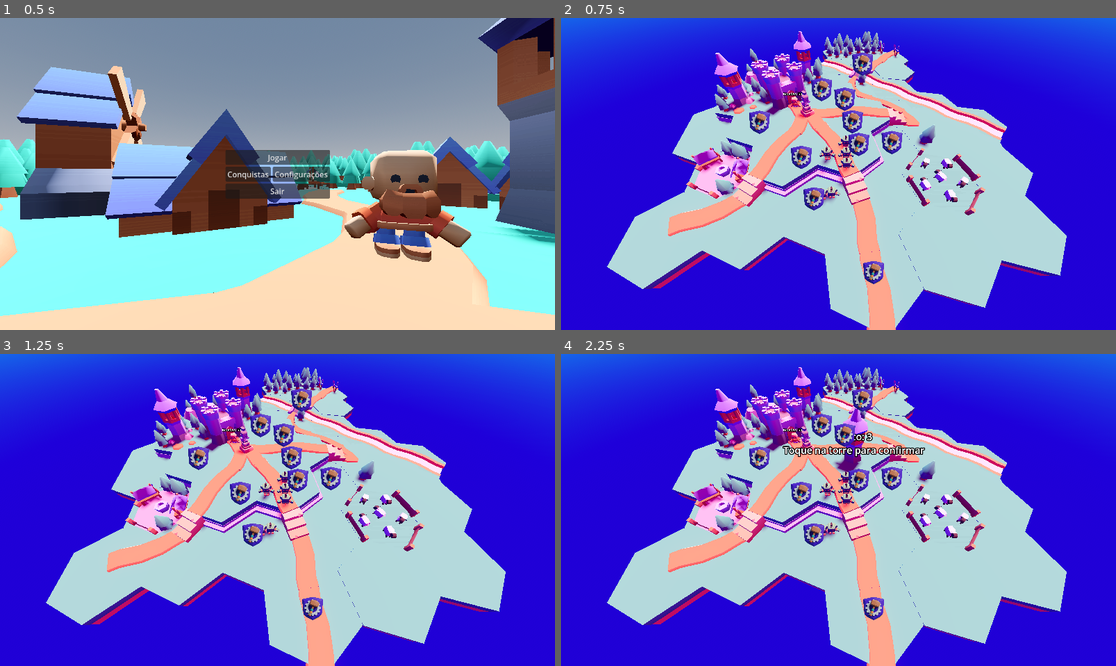
Above: before the commit, frames 1-4 (two rows, left to right).
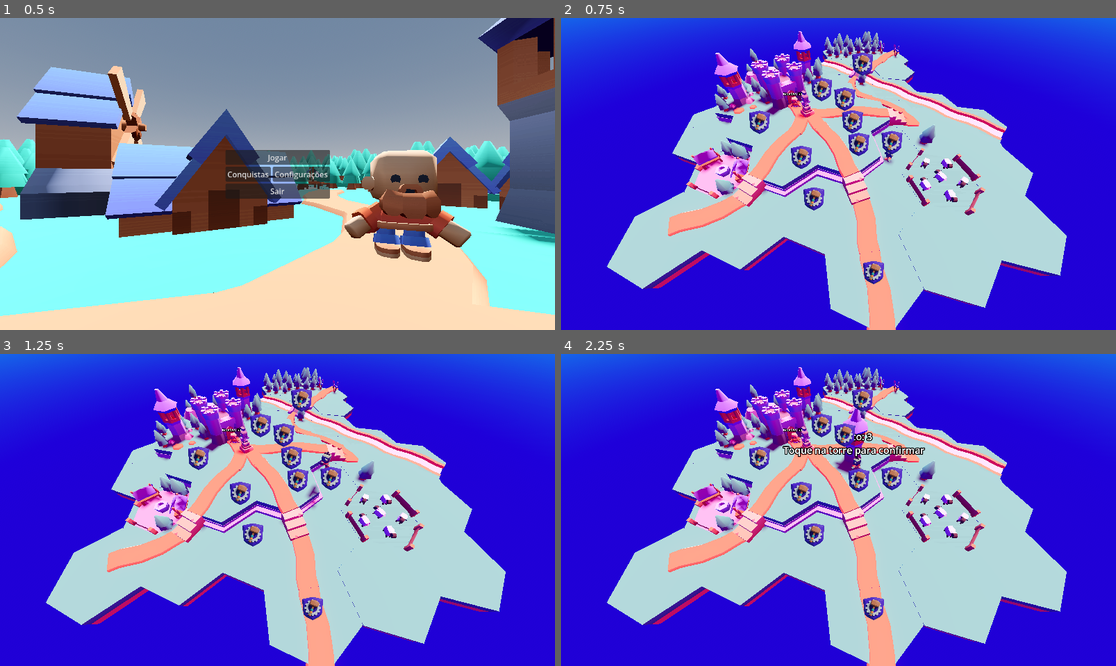
Above: after the commit, the same moments.

Repository: LucasSckenal/pi-4
Game: Godot game, scene res://Cenas Locais/main_menu.tscn
Same seed, same stepped clock (60 frames per second), same inputs: the game is played once before the commit and once after it.
Inputs (mouse positions are in pixels of both pictures, inside the frame that each line leads up to):
- Up to frame 1 (0.5 s): no input
- Up to frame 2 (0.75 s): click "Jogar" at 0.5 s
- Up to frame 3 (1.25 s): no input
- Up to frame 4 (2.25 s): click (799, 494) at 1.27 s; click (855, 456) at 2.02 s

Frame 1 is identical in both runs. In frame 2, 0.5% of the frame differs, in the area x 8-72%, y 28-87%; in frame 3, 0.6%; in frame 4, 0.5%.

Commit message:
feat: implement enemy spawner and wave system with combat configurations

Diff:
--- /dev/null
+++ b/Cenas Locais/spawner_inimigos.gd
@@ -0,0 +1,48 @@
+extends Node3D
+
+@export var lista_waves: Array[WaveData] = []
+@export var label_wave: Label
+
+var wave_atual_idx: int = 0
+var inimigos_restantes: int = 0
+@onready var timer_spawn = $TimerSpawn
+
+func _ready():
+	atualizar_hud()
+	await get_tree().create_timer(3.0).timeout
+	iniciar_wave()
+
+func iniciar_wave():
+	if wave_atual_idx < lista_waves.size():
+		var dados = lista_waves[wave_atual_idx]
+		inimigos_restantes = dados.quantidade
+		timer_spawn.wait_time = dados.intervalo
+		atualizar_hud()
+		timer_spawn.start()
+	else:
+		if label_wave: label_wave.text = "VITÓRIA!"
+
+func _on_timer_spawn_timeout():
+	if inimigos_restantes > 0:
+		var dados = lista_waves[wave_atual_idx]
+		var novo = dados.inimigo.instantiate()
+		novo.global_position = global_position
+		get_tree().current_scene.add_child(novo)
+		inimigos_restantes -= 1
+	else:
+		timer_spawn.stop()
+		_checar_limpeza()
+
+func _checar_limpeza():
+	while get_tree().get_nodes_in_group(&"inimigos").size() > 0:
+		await get_tree().create_timer(1.0).timeout
+
+	wave_atual_idx += 1
+	if wave_atual_idx < lista_waves.size():
+		if label_wave: label_wave.text = "PRÓXIMA ONDA EM 10s"
+		await get_tree().create_timer(10.0).timeout
+		iniciar_wave()
+
+func atualizar_hud():
+	if label_wave:
+		label_wave.text = "Wave: " + str(wave_atual_idx + 1) + "/" + str(lista_waves.size())
--- /dev/null
+++ b/Cenas Locais/spawner_inimigos.tscn
@@ -0,0 +1,10 @@
+[gd_scene format=3 uid="uid://bv18ljnwtohhk"]
+
+[ext_resource type="Script" uid="uid://bbrwhro8pld6e" path="res://Cenas Locais/spawner_inimigos.gd" id="1_76pqh"]
+
+[node name="SpawnerInimigos" type="Node3D" unique_id=423161848]
+script = ExtResource("1_76pqh")
+
+[node name="TimerSpawn" type="Timer" parent="." unique_id=1887400803]
+
+[connection signal="timeout" from="TimerSpawn" to="." method="_on_timer_spawn_timeout"]
--- a/Cenas Locais/world.tscn
+++ b/Cenas Locais/world.tscn
@@ -26,6 +26,8 @@
 [ext_resource type="Script" uid="uid://c15whta027iit" path="res://Scripts Locais/camera_follow.gd" id="26_bo7i5"]
 [ext_resource type="PackedScene" uid="uid://dk4n4qgmeax2x" path="res://Cenas Locais/stairs.tscn" id="26_o3ebs"]
 [ext_resource type="PackedScene" uid="uid://det7oyq61ct6y" path="res://Cenas Locais/build_slot.tscn" id="27_4h6ng"]
+[ext_resource type="PackedScene" uid="uid://bv18ljnwtohhk" path="res://Cenas Locais/spawner_inimigos.tscn" id="27_38lot"]
+[ext_resource type="Script" uid="uid://bhmiwxgo74e8k" path="res://Scripts Globais/wave_resource.gd" id="28_l5s07"]
 
 [sub_resource type="ProceduralSkyMaterial" id="ProceduralSkyMaterial_il2jm"]
 sky_top_color = Color(0.81710947, 0.01682627, 0.3807821, 1)
@@ -73,6 +75,17 @@
 vertices = PackedVector3Array(2.3326988, 0.32415605, -1.4006281, 2.3326988, 0.32415605, -0.4006281, 2.5826988, 0.324156 …(637 unchanged characters)…
 polygons = [PackedInt32Array(1, 0, 2), PackedInt32Array(2, 0, 3), PackedInt32Array(5, 4, 6), PackedInt32Array(6, 4, 7), …(547 unchanged characters)…
 
+[sub_resource type="Resource" id="Resource_0baal"]
+script = ExtResource("28_l5s07")
+inimigo = ExtResource("26_4h6ng")
+metadata/_custom_type_script = "uid://bhmiwxgo74e8k"
+
+[sub_resource type="Resource" id="Resource_o3a1e"]
+script = ExtResource("28_l5s07")
+quantidade = 10
+inimigo = ExtResource("26_4h6ng")
+metadata/_custom_type_script = "uid://bhmiwxgo74e8k"
+
 [node name="World 1" type="Node3D" unique_id=1357575747]
 
 [node name="DirectionalLight3D" type="DirectionalLight3D" parent="." unique_id=276591259]
@@ -296,7 +309,7 @@
 transform = Transform3D(0.9862827, 0, 0.16506481, 0, 1, 0, -0.16506481, 0, 0.9862827, -0.06650412, -0.18322158, 2.588431)
 
 [node name="grass24" parent="NavigationRegion3D" unique_id=1412596246 instance=ExtResource("4_bo7i5")]
-transform = Transform3D(0.9862827, 0, 0.16506481, 0, 1, 0, -0.16506481, 0, 0.9862827, -1.0309198, -0.18322146, 2.7646863)
+transform = Transform3D(0.98628277, 0, 0.16506481, 0, 1, 0, -0.16506481, 0, 0.98628277, -1.0351351, -0.18322171, 2.7625294)
 
 [node name="grass22" parent="NavigationRegion3D" unique_id=169418280 instance=ExtResource("4_bo7i5")]
 transform = Transform3D(0.9433096, 0, 0.3319142, 0, 1, 0, -0.3319142, 0, 0.9433096, 2.6869347, -0.18, -2.353555)
@@ -371,19 +384,8 @@
 transform = Transform3D(0.9862827, 0, 0.16506481, 0, 1, 0, -0.16506481, 0, 0.9862827, 1.4957834, -0.18322158, 3.1242104)
 
 [node name="Orc" parent="." unique_id=844430660 instance=ExtResource("26_4h6ng")]
-transform = Transform3D(1, 0, 0, 0, 1, 0, 0, 0, 1, 0.96145743, 0.20002067, 1.7191261)
-
-[node name="Orc2" parent="." unique_id=7396452 instance=ExtResource("26_4h6ng")]
-transform = Transform3D(1, 0, 0, 0, 1, 0, 0, 0, 1, 1.2407067, 0.20002067, 1.7191261)
-
-[node name="Orc3" parent="." unique_id=1633593804 instance=ExtResource("26_4h6ng")]
-transform = Transform3D(1, 0, 0, 0, 1, 0, 0, 0, 1, 1.2407067, 0.20002067, 1.9111229)
-
-[node name="Orc4" parent="." unique_id=1238543815 instance=ExtResource("26_4h6ng")]
-transform = Transform3D(1, 0, 0, 0, 1, 0, 0, 0, 1, 1.2407067, 0.20002067, 1.4880842)
-
-[node name="Orc5" parent="." unique_id=315879387 instance=ExtResource("26_4h6ng")]
-transform = Transform3D(1, 0, 0, 0, 1, 0, 0, 0, 1, 1.0351375, 0.041267633, 2.2627373)
-
-[node name="Orc6" parent="." unique_id=1754047951 instance=ExtResource("26_4h6ng")]
-transform = Transform3D(1, 0, 0, 0, 1, 0, 0, 0, 1, 1.0351375, 0.041267633, 2.4195733)
+transform = Transform3D(1, 0, 0, 0, 1, 0, 0, 0, 1, 2.0048642, 0.12954903, 1.6140463)
+
+[node name="SpawnerInimigos" parent="." unique_id=423161848 instance=ExtResource("27_38lot")]
+transform = Transform3D(1, 0, 0, 0, 1, 0, 0, 0, 1, 1.5089033, 0.10319215, 3.4531236)
+lista_waves = Array[ExtResource("28_l5s07")]([SubResource("Resource_0baal"), SubResource("Resource_o3a1e"), null, null, null, null, null, null, null, null, null])
--- /dev/null
+++ b/Scripts Globais/wave_resource.gd
@@ -0,0 +1,7 @@
+extends Resource
+class_name WaveData # Isso faz a mágica aparecer no Inspetor!
+
+@export var nome_da_onda: String = "Onda"
+@export var quantidade: int = 5
+@export var intervalo: float = 2.0
+@export var inimigo: PackedScene
--- a/Scripts Locais/orc.gd
+++ b/Scripts Locais/orc.gd
@@ -1,124 +1,133 @@
 extends CharacterBody3D
 
-@export var velocidade: float = 3.0
-@export var distancia_de_ataque: float = 2.5 # Ajuste se ele estiver a parar muito longe ou muito perto das casas
+# --- CONFIGURAÇÕES DE MOVIMENTO ---
+@export var velocidade: float = 0.5
+@export var jump_velocity: float = 4.5
+@export var gravity: float = 20.0
+@export var rotation_speed: float = 10.0
 
-# --- NOVO: Variáveis de Vida ---
+# --- CONFIGURAÇÕES DE COMBATE ---
+@export var distancia_de_ataque: float = 0.7
+@export var forca_do_ataque: int = 10
+@export var cadencia_ataque: float = 1.5
 @export var vida_maxima: int = 100
+
 var vida_atual: int = 100
+var alvo_atual: Node3D = null
+var pode_atacar: bool = true
+var esta_morto: bool = false
+var escala_original: Vector3 # Guarda o tamanho certo dele
 
-var gravidade = ProjectSettings.get_setting("physics/3d/default_gravity")
-var alvo_atual: Node3D = null
-
-# Puxa o nó de GPS que criámos na cena do Orc
+# --- REFERÊNCIAS ---
 @onready var nav_agent = $NavigationAgent3D
+@onready var anim_player = $"character-orc2/AnimationPlayer"
+@onready var modelo_visual = $"character-orc2"
+@onready var timer_ataque = Timer.new()
 
 func _ready():
-	# Garante que o Orc começa com a vida cheia
 	vida_atual = vida_maxima
+	escala_original = modelo_visual.scale # Salva o tamanho que ele tem no editor
 	add_to_group("inimigos")
 
+	nav_agent.path_desired_distance = 0.5
+	nav_agent.target_desired_distance = 0.5
+
+	add_child(timer_ataque)
+	timer_ataque.wait_time = cadencia_ataque
+	timer_ataque.one_shot = true
+	timer_ataque.timeout.connect(func(): pode_atacar = true)
+
 func _physics_process(delta):
-	# 1. Aplica a gravidade para o Orc não voar
+	if esta_morto: return
+
 	if not is_on_floor():
-		velocity.y -= gravidade * delta
+		velocity.y -= gravity * delta
 
-	# 2. Verifica se precisa de um novo alvo (se o atual foi destruído ou não existe)
 	if alvo_atual == null or not is_instance_valid(alvo_atual):
 		alvo_atual = procurar_novo_alvo()
 
-	# 3. Movimento Inteligente com o GPS (NavMesh)
+	var direction = Vector3.ZERO
+
 	if alvo_atual != null:
-		# Passa o endereço final do alvo para o GPS do Orc
 		nav_agent.target_position = alvo_atual.global_position
+		var distancia = global_position.distance_to(alvo_atual.global_position)
 
-		# Calcula a distância real em linha reta até ao alvo
-		var distancia_ate_alvo = global_position.distance_to(alvo_atual.global_position)
+		if distancia > distancia_de_ataque:
+			if not nav_agent.is_navigation_finished():
+				var proximo_passo = nav_agent.get_next_path_position()
+				direction = (proximo_passo - global_position)
+				direction.y = 0
+				direction = direction.normalized()
 
-		# Se o Orc ainda está longe da casa/castelo...
-		if distancia_ate_alvo > distancia_de_ataque:
-			# Pergunta ao GPS qual é o próximo passo para desviar das paredes e obstáculos
-			var proximo_passo = nav_agent.get_next_path_position()
+				# PULO AUTOMÁTICO (Igual ao teu Player)
+				if is_on_floor() and is_on_wall():
+					velocity.y = jump_velocity
 
-			# Calcula a direção para esse próximo passo
-			var direcao = global_position.direction_to(proximo_passo)
-			direcao.y = 0 # Mantém o Orc reto, sem tentar olhar para o chão/céu
-			direcao = direcao.normalized()
+				if direction.length() > 0.01:
+					var target_angle = atan2(direction.x, direction.z)
+					rotation.y = lerp_angle(rotation.y, target_angle, rotation_speed * delta)
+					velocity.x = direction.x * velocidade
+					velocity.z = direction.z * velocidade
+					if is_on_floor(): _tocar_animacao("walk")
+		else:
+			velocity.x = move_toward(velocity.x, 0, velocidade)
+			velocity.z = move_toward(velocity.z, 0, velocidade)
+			tentar_atacar_alvo()
+	else:
+		velocity.x = move_toward(velocity.x, 0, velocidade)
+		velocity.z = move_toward(velocity.z, 0, velocidade)
+		if is_on_floor(): _tocar_animacao("idle")
 
-			# Gira o corpo do Orc suavemente para a direção do movimento
-			if direcao.length() > 0.01:
-				look_at(global_position + direcao, Vector3.UP)
+	if not is_on_floor() and not esta_morto:
+		_tocar_animacao("jump")
 
-			# Faz as pernas andarem
-			velocity.x = direcao.x * velocidade
-			velocity.z = direcao.z * velocidade
-
-			# (FUTURO: Aqui vai o AnimationPlayer.play("walk"))
-
-		else:
-			# Chegou perto o suficiente para atacar!
-			velocity.x = 0
-			velocity.z = 0
-
-			# (FUTURO: Aqui vai o AnimationPlayer.play("attack") e o código de dar dano)
-	else:
-		# Se não tem alvo nenhum no mapa inteiro, ele fica parado
-		velocity.x = 0
-		velocity.z = 0
-
-	# Aplica a física no Godot
 	move_and_slide()
 
+# --- FUNÇÕES DE LÓGICA ---
 
-# ==========================================
-# O CÉREBRO DO ORC (SISTEMA DE FARO)
-# ==========================================
+func _tocar_animacao(anim_name: String):
+	if anim_player and anim_player.has_animation(anim_name):
+		if anim_player.current_animation != anim_name:
+			anim_player.play(anim_name)
+
 func procurar_novo_alvo() -> Node3D:
-	var construcoes_vivas = get_tree().get_nodes_in_group("Construcao")
+	var construcoes = get_tree().get_nodes_in_group("Construcao")
+	var alvo_proximo = null
+	var menor_dist = 9999.0
+	for c in construcoes:
+		if "is_fantasma" in c and c.is_fantasma: continue
+		var d = global_position.distance_to(c.global_position)
+		if d < menor_dist:
+			menor_dist = d
+			alvo_proximo = c
+	if alvo_proximo: return alvo_proximo
+	return get_tree().get_first_node_in_group("Castelo")
 
-	# Se existem casas/torres/minas pelo mapa, ele acha a mais próxima
-	if construcoes_vivas.size() > 0:
-		var alvo_mais_proximo = null
-		var menor_distancia = 999999.0 # Começa com um número gigante
+func tentar_atacar_alvo():
+	if pode_atacar and is_instance_valid(alvo_atual):
+		if alvo_atual.has_method("receber_dano"):
+			pode_atacar = false
+			_tocar_animacao("attack-melee-right")
+			alvo_atual.receber_dano(forca_do_ataque)
+			timer_ataque.start()
 
-		for construcao in construcoes_vivas:
-			# Ignora os fantasmas do modo de construção
-			if "is_fantasma" in construcao and construcao.is_fantasma == true:
-				continue
+func receber_dano(dano_sofrido: int):
+	if esta_morto: return
+	vida_atual -= dano_sofrido
 
-			var dist = global_position.distance_to(construcao.global_position)
-			if dist < menor_distancia:
-				menor_distancia = dist
-				alvo_mais_proximo = construcao
+	# CORREÇÃO DO GIGANTE: Usa a escala_original
+	var tween = create_tween()
+	tween.tween_property(modelo_visual, "scale", escala_original * 1.2, 0.05)
+	tween.tween_property(modelo_visual, "scale", escala_original, 0.1)
 
-		# Retorna a construção real mais próxima que encontrou
-		if alvo_mais_proximo != null:
-			return alvo_mais_proximo
-
-	# Se o código chegou até aqui, é porque TODAS as construções caíram.
-	# A prioridade máxima agora é o Castelo!
-	var castelo = get_tree().get_first_node_in_group("Castelo")
-	if castelo != null:
-		return castelo
-
-	# Se não tem construções e não tem castelo, retorna nulo (ele fica parado)
-	return null
-
-# ==========================================
-# SISTEMA DE VIDA E DANO
-# ==========================================
-func receber_dano(dano_sofrido: int):
-	vida_atual -= dano_sofrido
-	print("Orc sofreu ", dano_sofrido, " de dano! Vida restante: ", vida_atual)
-
-	# (FUTURO: Aqui podes colocar o AnimationPlayer para piscar vermelho ou tocar som de dor)
-
-	if vida_atual <= 0:
-		morrer()
+	if vida_atual <= 0: morrer()
 
 func morrer():
-	print("O Orc foi derrotado!")
-	# (FUTURO: Tocar animação de morte, largar moedas, etc)
+	esta_morto = true
+	$CollisionShape3D.set_deferred("disabled", true)
+	_tocar_animacao("sit")
 
-	# Destrói o Orc e retira-o do mapa
-	queue_free()
+	var tween_morte = create_tween()
+	tween_morte.tween_interval(1.0)
+	tween_morte.tween_property(self, "scale", Vector3.ZERO, 1.5).set_trans(Tween.TRANS_SINE)
+	tween_morte.finished.connect(queue_free)
Not shown, added: Cenas Locais/spawner_inimigos.gd.uid
Not shown, added: Scripts Globais/wave_resource.gd.uid
